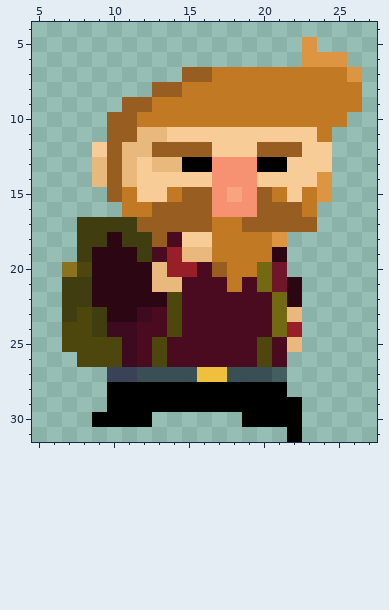
One commit to this pixel-art sprite: images/player/jumping.png. The first picture shows the starting point.
The file is 32x32 pixels. Shown: x 5..27, y 4..31.
Now the later version:
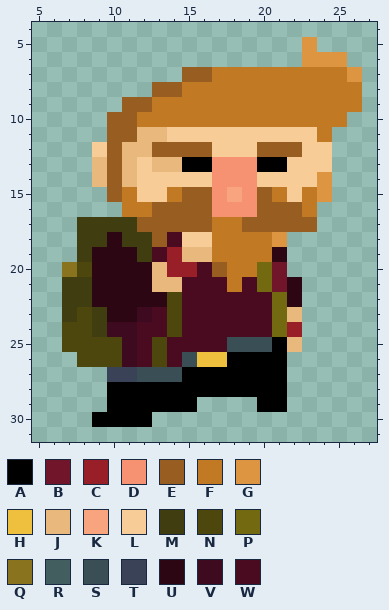
Palette (. is transparent): A #000000  B #71162a  C #981e27  D #f69271  E #985d20  F #c27923  G #dd9541  H #efc03e  J #e8b87d  K #f8a47e  L #f8cc96  M #403e10  N #4d470d  P #736911  Q #89731f  R #425e5f  S #3a4e55  T #3a4258  U #2c0613  V #3e0a20  W #4a0a20
The exact change:
{"y":25,"x":18,"old":"WWNW","new":"SSSA"}
{"y":26,"x":15,"old":"WWWWWNW","new":"SHHAAAA"}
{"y":27,"x":15,"old":"SHHSSSR","new":"AAAAAAA"}
{"y":29,"x":16,"old":"AAAA","new":"...."}
{"y":29,"x":22,"old":"A","new":"."}
{"y":30,"x":19,"old":"AAAA","new":"...."}
{"y":31,"x":22,"old":"A","new":"."}
{"label":"changed","picture_box":[182,337,302,442]}
